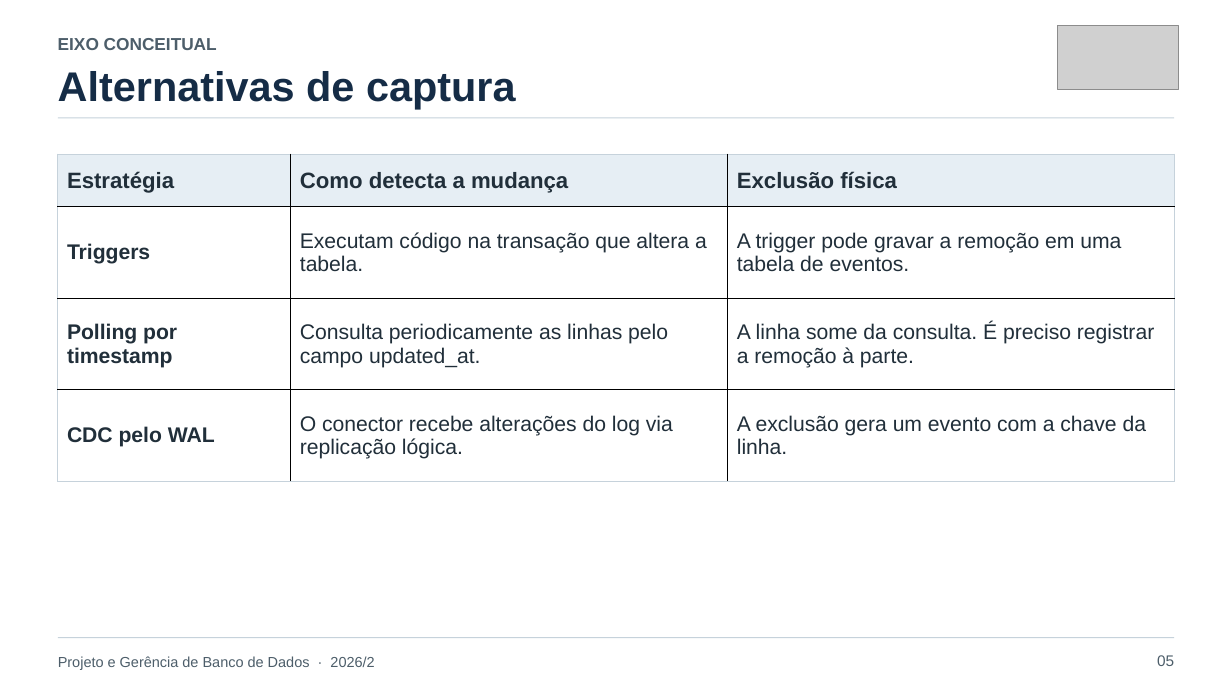
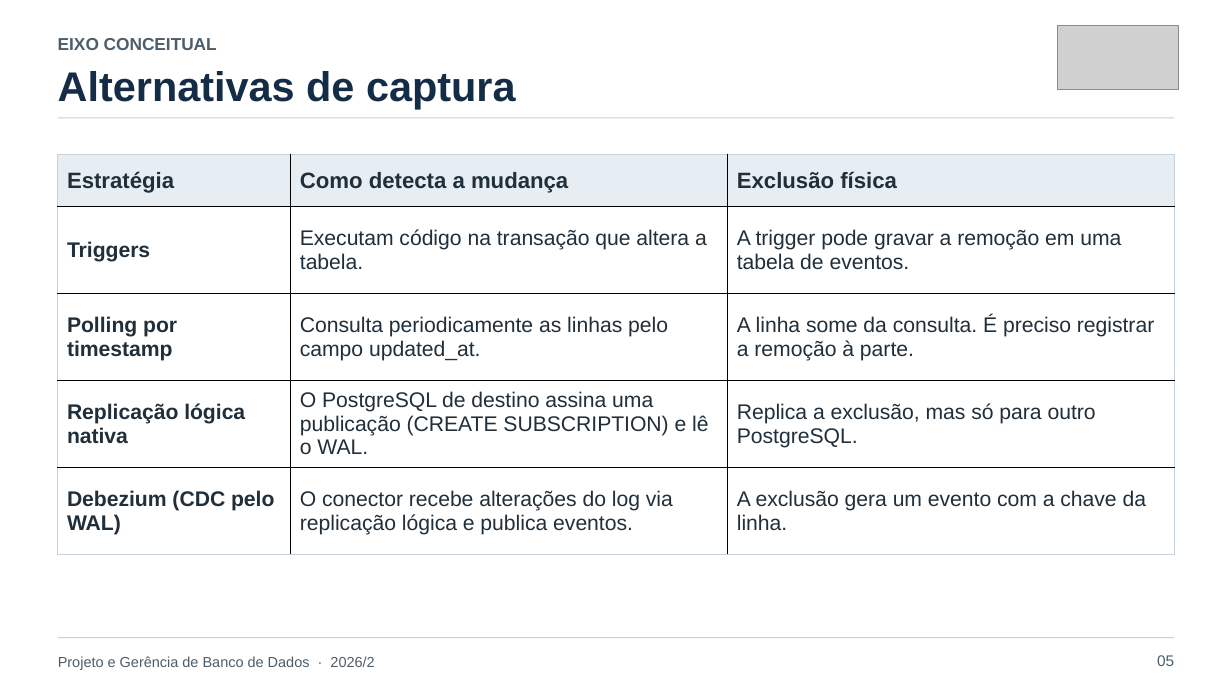
Before and after one commit to lucassbertol/debezium-pgbd, a slide deck: slide 5 of apresentacao/CDC-com-Debezium-e-PostgreSQL-alinhado.pptx. Drawn at 1232x693 pixels with LibreOffice and Linux fonts; fonts in the diff are those of the drawing; grey boxes stand for pictures. Boxes give left, top, right and bottom in pixels: in the first picture for what was removed or moved away, otherwise in the second. Text is boxed around its words. In the diff, an @@ line names an element or a change of style, - is before the commit and + after.

```diff
--- a/apresentacao/CDC-com-Debezium-e-PostgreSQL-alinhado.pptx
+++ b/apresentacao/CDC-com-Debezium-e-PostgreSQL-alinhado.pptx
@@ table at [58,154,1175,555] @@
-row 4: CDC pelo WAL | O conector recebe alterações do log via replicação lógica. | A exclusão gera um evento com a chave da linha.
+row 4: Replicação lógica nativa | O PostgreSQL de destino assina uma publicação (CREATE SUBSCRIPTION) e lê o WAL. | Replica a exclusão, mas só para outro PostgreSQL.
+row 5: Debezium (CDC pelo WAL) | O conector recebe alterações do log via replicação lógica e publica eventos. | A exclusão gera um evento com a chave da linha.
```
Also in this commit, not shown: 15 other slides changed, 3 slides added, 11 other files.
